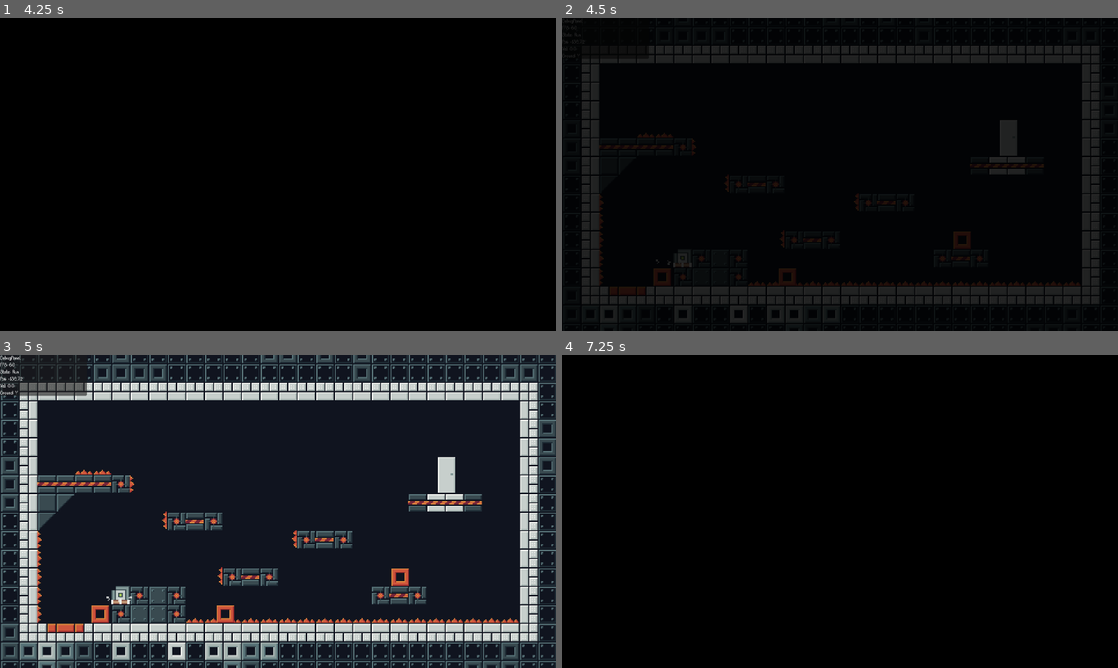
Above: before the commit, frames 1-4 (two rows, left to right).
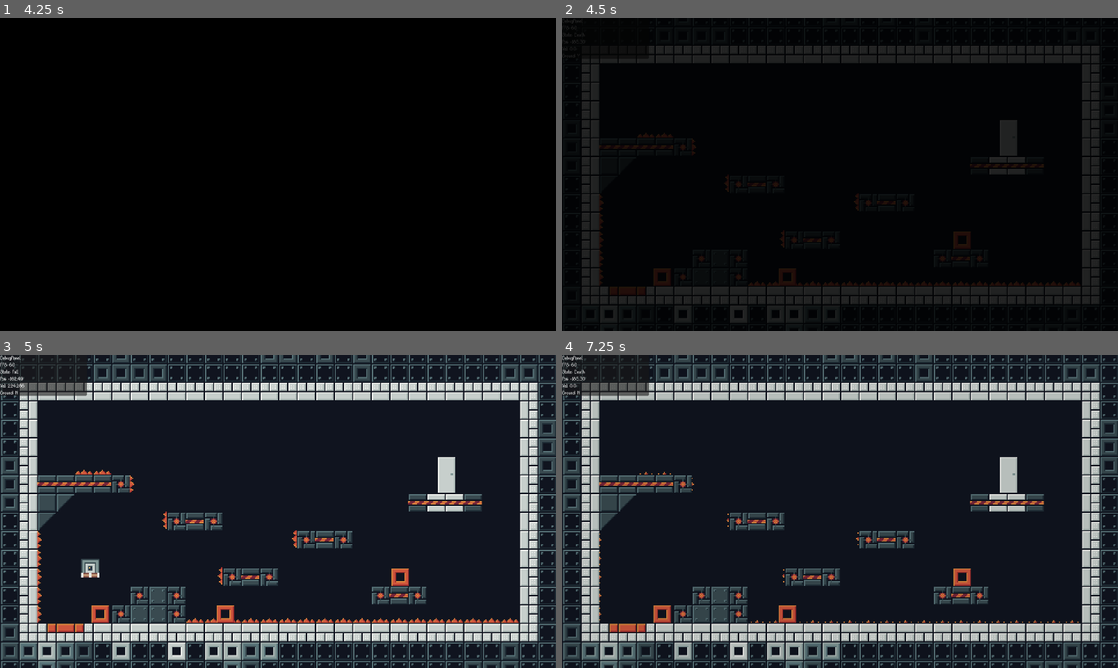
Above: after the commit, the same moments.

Repository: LeZellus/pistonprecision
Game: Godot game, scene res://scenes/worlds/MainScene.tscn
Same seed, same stepped clock (60 frames per second), same inputs: the game is played once before the commit and once after it.
Inputs:
- Up to frame 1 (4.25 s): click "Play" at 0.5 s; tap Enter (ui_accept) at 1.25 s; hold D (move_right) 1.28-2.78 s; tap Space (jump) at 1.52, 2.27, 3.77 s; hold A (move_left) 2.78-3.53 s; hold D (move_right) from 3.53 s (still down)
- Up to frame 2 (4.5 s): keep holding D (move_right)
- Up to frame 3 (5 s): keep holding D (move_right); tap Space (jump) at 4.52 s
- Up to frame 4 (7.25 s): release D (move_right) at 5.03 s; hold A (move_left) 5.03-5.78 s; tap Space (jump) at 5.27, 6.77 s; hold D (move_right) 5.78-6.53 s; hold A (move_left) from 6.53 s (still down)

Frame 1 is identical in both runs. In frame 2, less than 0.1% of the frame differs, in the area x 2-24%, y 4-80%; in frame 3, 0.5%; in frame 4, 100%, in the area x 0-100%, y 0-100%.

Commit message:
Player respawn after transition

Diff:
--- a/scripts/player/states/DeathState.gd
+++ b/scripts/player/states/DeathState.gd
@@ -3,6 +3,7 @@
 
 var death_transition_manager: DeathTransitionManager
 var has_respawned: bool = false
+var transition_complete: bool = false  # NOUVEAU FLAG
 
 func _ready():
 	animation_name = "Death"
@@ -10,6 +11,7 @@
 func enter() -> void:
 	super.enter()
 	has_respawned = false
+	transition_complete = false  # Reset du flag
 
 	print("DeathState: Entrée dans l'état de mort")
 
@@ -32,6 +34,7 @@
 		# Fallback sans transition
 		await get_tree().create_timer(1.0).timeout
 		_perform_respawn()
+		transition_complete = true  # Marquer comme terminé
 
 	# Effets visuels/audio
 	_play_death_effects()
@@ -75,21 +78,21 @@
 
 func _on_transition_middle():
 	"""Appelé au milieu de la transition (écran noir)"""
-	print("DeathState: Milieu de transition - Respawn du joueur")
+	print("DeathState: Milieu de transition - Preparation du respawn")
 	_perform_respawn()
 
 func _on_transition_complete():
 	"""Appelé à la fin de la transition (fade in terminé)"""
-	print("DeathState: Transition terminée")
-	# La transition vers IdleState se fait déjà dans _perform_respawn()
+	print("DeathState: Transition terminée - Joueur peut maintenant être actif")
+	transition_complete = true  # NOUVEAU : Marquer la transition comme terminée
 
 func _perform_respawn():
-	"""Effectue le respawn du joueur"""
+	"""Effectue le respawn du joueur (sans le rendre actif)"""
 	if has_respawned:
 		return
 
 	has_respawned = true
-	print("DeathState: Début du respawn...")
+	print("DeathState: Préparation du respawn...")
 
 	# Reset position - position sécurisée
 	parent.global_position = Vector2(-185, 30)
@@ -102,9 +105,13 @@
 	# Activer l'immunité réduite
 	parent.start_respawn_immunity()
 
+	# TODO: Ici vous pourrez ajouter votre animation de respawn
+	# parent.sprite.play("Respawn")
+
 func process_frame(_delta: float) -> State:
-	# Transition vers IdleState seulement après respawn
-	if has_respawned:
+	# MODIFIÉ : Transition vers IdleState seulement après la fin complète de la transition
+	if has_respawned and transition_complete:
+		print("DeathState: Transition vers IdleState")
 		return StateTransitions._get_state("IdleState")
 
 	return null
